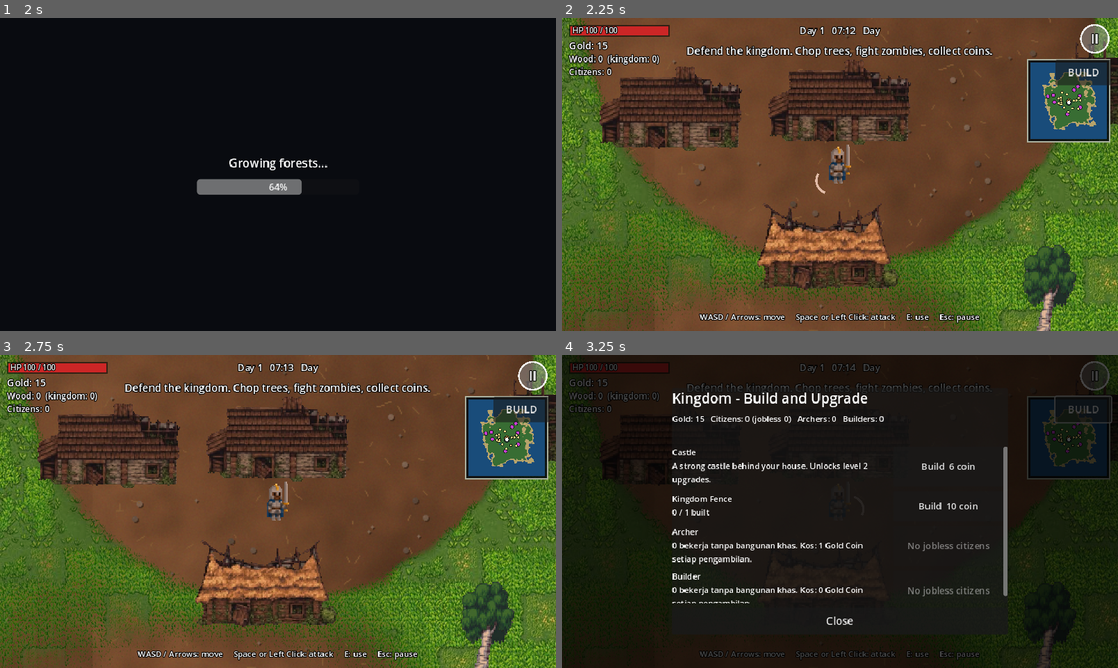
Above: before the commit, frames 1-4 (two rows, left to right).
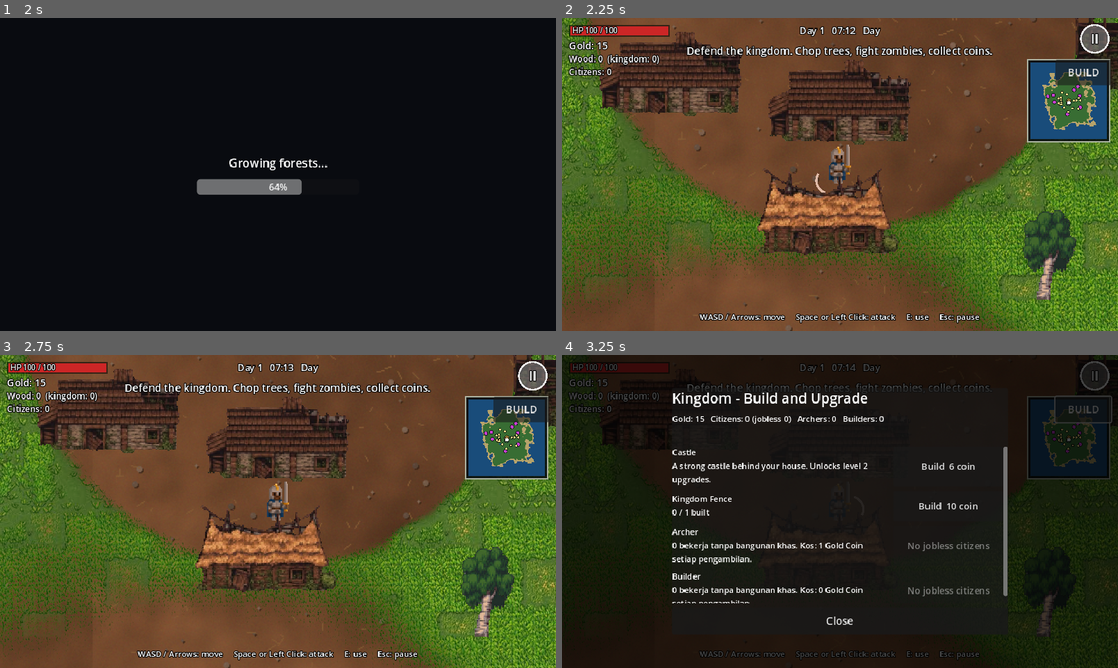
Above: after the commit, the same moments.

Repository: afie-boop/The-Fallen-Kingdom
Game: Godot game, scene res://scenes/main_menu.tscn
The game is run twice, just before and just after one commit, with the same random seed, the same clock (stepped at 60 frames per second) and the same inputs.
Inputs (mouse positions are in pixels of both pictures, inside the frame that each line leads up to):
- Up to frame 1 (2 s): click "New Game" at 0.5 s; tap Enter at 1.25 s; move the mouse to (400, 158) at 1.27 s; hold D from 1.28 s (still down); tap E at 1.35 s; click (400, 158) at 1.42 s; tap Space at 1.52 s
- Up to frame 2 (2.25 s): release D at 2 s; drag from (728, 190) to (812, 237) at 2.02 s
- Up to frame 3 (2.75 s): no input
- Up to frame 4 (3.25 s): click "BUILD" at 2.75 s

Frame 1 is identical in both runs. In frame 2, 38% of the frame differs, in the area x 0-100%, y 0-100%; in frame 3, 39%; in frame 4, 1.3%.
Error in both runs: Invalid access to property or key 'dead' on a base object of type 'Nil'. (res://scripts/game.gd:376)

Commit message:
Move kingdom house slightly farther south inside fence

Diff:
--- a/extracted/The-Fallen-Kingdom/scripts/castle.gd
+++ b/extracted/The-Fallen-Kingdom/scripts/castle.gd
@@ -13,7 +13,7 @@
 const HOUSE_VARIANT: int = 2   # ruin_3: the tile-roofed house
 var _sprite: Sprite2D
 var _top: float = 90.0
-const HOUSE_OFFSET: Vector2 = Vector2(0, 140)
+const HOUSE_OFFSET: Vector2 = Vector2(0, 170)
 var _warn_cd: float = 0.0
 
 
